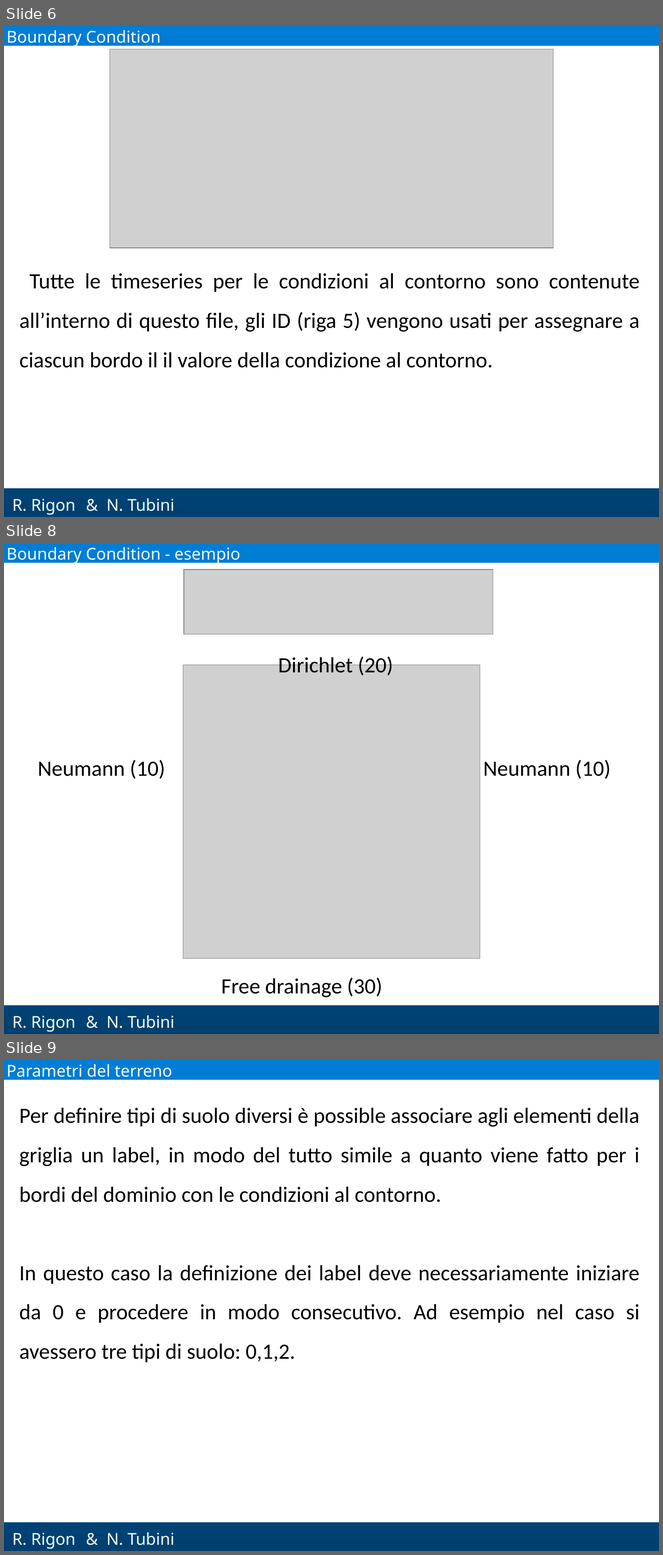
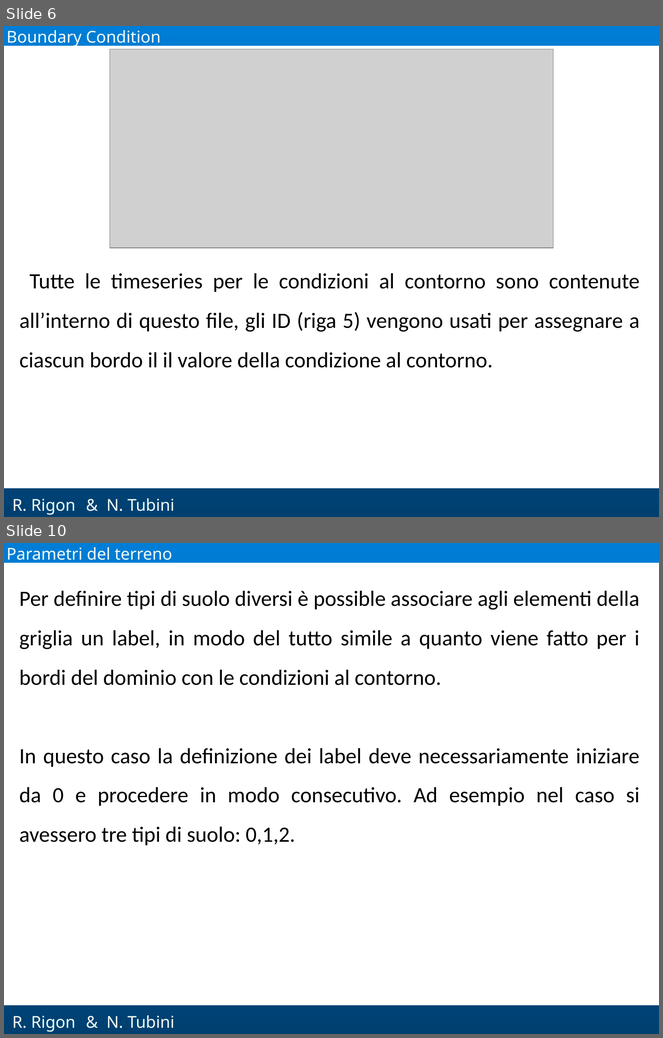
Before and after one commit to GEOframeOMSProjects/OMS_Project_Richards2D, a slide deck: docs/Richards2D.pptx. Shown one above the other, each under a label of ours: slides 6, 8 and 9 before the commit, slides 6 and 10 after it; the slides between them are not shown. The pictures are 663x1555 and 663x1038 pixels, drawn with LibreOffice and Linux fonts; fonts in the diff are those of the drawing; grey boxes stand for pictures; background and template pictures are left out. Boxes give left, top, right and bottom in pixels: in the first picture for what was removed or moved away, otherwise in the second. Text is boxed around its words. In the diff, an @@ line names an element or a change of style, - is before the commit and + after.

```diff
--- a/docs/Richards2D.pptx
+++ b/docs/Richards2D.pptx
@@ slide 8 removed at [4,543,659,1034], background gradient #007DD6 to #004071; not listed: 2 template elements that a slide beside it also shows @@
@@ text removed at [7,547,241,564] @@
-Boundary Condition - esempio
@@ picture removed at [184,570,493,635] @@
@@ picture removed at [183,665,480,959] @@
@@ text removed at [278,654,393,676] @@
-Dirichlet (20)
@@ text removed at [38,760,165,779] @@
-Neumann (10)
@@ text removed at [483,760,611,779] @@
-Neumann (10)
@@ text removed at [221,978,383,998] @@
-Free drainage (30)
@@ text removed at [106,1016,175,1029] @@
-& N. Tubini
@@ what was slide 9 is now slide 10 @@
```
Also in this commit, not shown: 5 slides changed, 7 slides added, 1 other slide removed, 2 other files.
